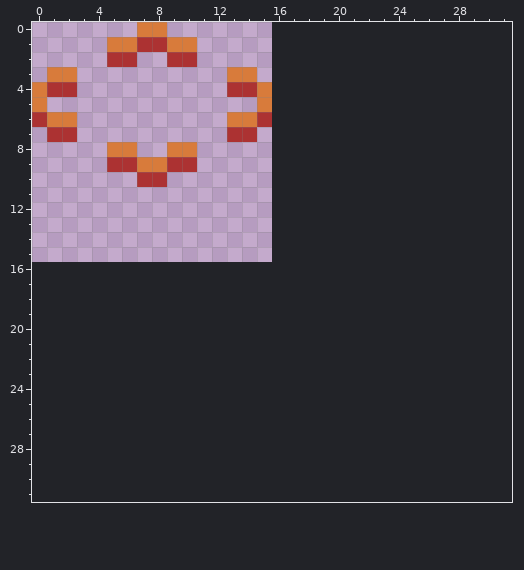
One commit to this pixel-art file: Assets/Sprites/Test/cursor.aseprite. Above: the version before the commit.
16x16 pixels, 1 frame. The old version is drawn lined up with the new one, on the new canvas.
The same view after the edit:
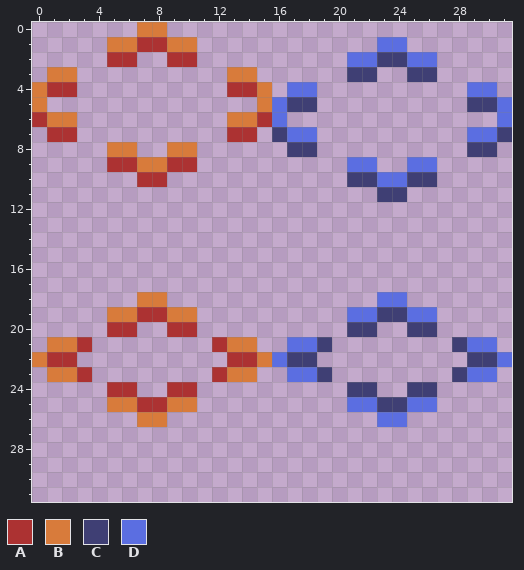
Palette (. is transparent): A #ac3232  B #d87b3b  C #3f3f74  D #5b6ee1
What changed:
canvas 16x16 -> 32x32
Changed rows in their new state; - is an unchanged pixel.
first column x 16:
 1 -------DD-------
 2 -----DDCCDD-----
 3 -----CC--CC-----
 4 -DD----------DD-
 5 DCC----------CCD
 6 D--------------D
 7 CDD----------DDC
 8 -CC----------CC-
 9 -----DD--DD-----
10 -----CCDDCC-----
11 -------CC-------
first column x 0:
18 -------BB--------------DD-------
19 -----BBAABB----------DDCCDD-----
20 -----AA--AA----------CC--CC-----
21 -BBA--------ABB--DDC--------CDD-
22 BAA----------AABDCC----------CCD
23 -BBA--------ABB--DDC--------CDD-
24 -----AA--AA----------CC--CC-----
25 -----BBAABB----------DDCCDD-----
26 -------BB--------------DD-------
Pixel boxes of the changes (left, top, right, bottom) in both pictures:
added: (272, 37, 512, 202)
added: (32, 292, 512, 427)
